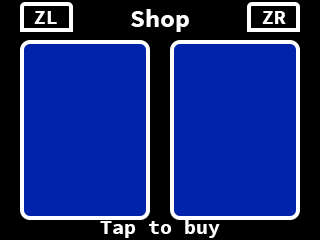
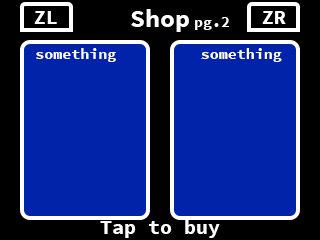
The second 320 x 240 image is a revision of the first. Changes to its layers:
added layer "something" (1st of 2) above "something" over [201, 48, 282, 62]
added layer "something" (2nd of 2) above "Rects" over [36, 48, 116, 62]
added layer "pg.2" above "Layer 1" over [195, 17, 229, 30]
